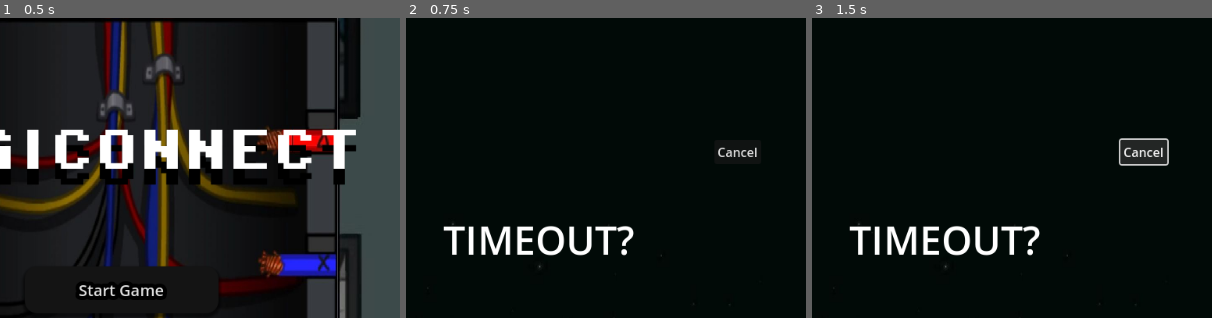
Above: before the commit, frames 1-3 (left to right).
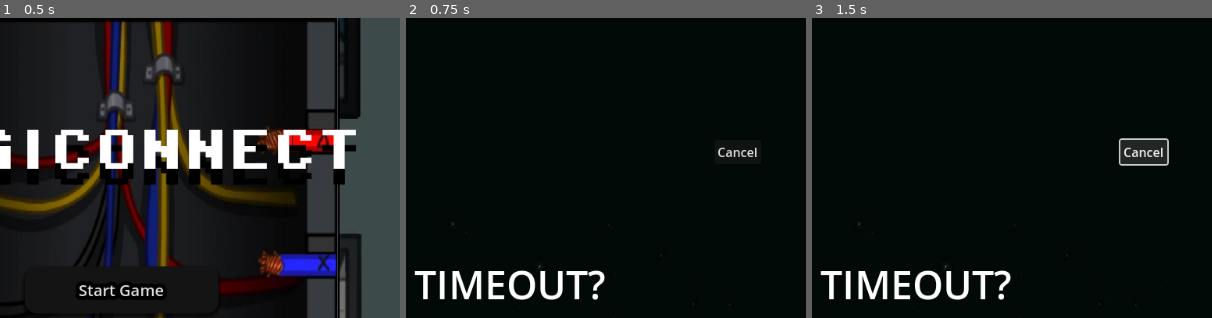
Above: after the commit, the same moments.

Repository: kurtseles090805/SD-PROJECT-GODOT
Game: Godot game, scene res://scenes/Home_Screen.tscn
Two runs of this game, one before a commit and one after it. Both use one fixed random seed, a clock stepped at 60 frames per second and the inputs below.
Inputs:
- Up to frame 1 (0.5 s): no input
- Up to frame 2 (0.75 s): click "Settings" at 0.5 s
- Up to frame 3 (1.5 s): click "Cancel" at 1.25 s
The pictures show only the part of the screen within x 34-84%, y 0-50%; the shares and areas given below are measured in that part.

Frame 1 is identical in both runs. In frame 2, 4.1% of the frame differs, in the area x 2-57%, y 69-94%; in frame 3, 4.1%.

Commit message:
UPDATED NA
NAT ETO

Diff:
--- a/assets/nodeConnect/Connector.gd
+++ b/assets/nodeConnect/Connector.gd
@@ -1,4 +1,4 @@
-tool
+
 extends Node2D
 
 class_name Connector
--- a/assets/nodeConnect/Node2D.tscn
+++ b/assets/nodeConnect/Node2D.tscn
@@ -1,18 +1,22 @@
-[gd_scene load_steps=3 format=2]
+[gd_scene load_steps=3 format=3 uid="uid://g1mx8c4nf0dx"]
 
-[ext_resource path="res://ExampleSprite.png" type="Texture" id=1]
-[ext_resource path="res://Connector.gd" type="Script" id=2]
+[ext_resource type="Texture2D" uid="uid://dyik4r8uo34sc" path="res://ExampleSprite.png" id="1"]
+[ext_resource type="Script" path="res://Connector.gd" id="2"]
 
 [node name="Node2D" type="Node2D"]
 
 [node name="Connector" type="Node2D" parent="."]
-script = ExtResource( 2 )
+script = ExtResource("2")
 connector_type = 1
 
-[node name="ExampleSprite" type="Sprite" parent="Connector"]
-position = Vector2( 94, 220 )
-texture = ExtResource( 1 )
+[node name="ExampleSprite" type="Sprite2D" parent="Connector"]
+position = Vector2(94, 220)
+texture = ExtResource("1")
 
-[node name="ExampleSprite2" type="Sprite" parent="Connector"]
-position = Vector2( 251, 64 )
-texture = ExtResource( 1 )
+[node name="ExampleSprite2" type="Sprite2D" parent="Connector"]
+position = Vector2(341, 114)
+texture = ExtResource("1")
+
+[node name="ExampleSprite" type="Sprite2D" parent="."]
+position = Vector2(693, 222)
+texture = ExtResource("1")
--- a/assets/nodeConnect/project.godot
+++ b/assets/nodeConnect/project.godot
@@ -6,22 +6,13 @@
 ;   [section] ; section goes between []
 ;   param=value ; assign values to parameters
 
-config_version=4
-
-_global_script_classes=[ {
-"base": "Node2D",
-"class": "Connector",
-"language": "GDScript",
-"path": "res://Connector.gd"
-} ]
-_global_script_class_icons={
-"Connector": ""
-}
+config_version=5
 
 [application]
 
 config/name="Node Connector"
 run/main_scene="res://Node2D.tscn"
+config/features=PackedStringArray("4.3")
 config/icon="res://Icon.png"
 
 [rendering]
--- a/project.godot
+++ b/project.godot
@@ -21,10 +21,6 @@
 window/size/window_width_override=1024
 window/size/window_height_override=768
 
-[dotnet]
-
-project/assembly_name="LOGICONNECT"
-
 [editor_plugins]
 
 enabled=PackedStringArray("res://addons/pause_resume_buttons/plugin.cfg", "res://addons/pause_visible_control/plugin.cfg")
--- a/scenes/AboutUsScene.tscn
+++ b/scenes/AboutUsScene.tscn
@@ -7,3 +7,8 @@
 anchor_bottom = 1.0
 grow_horizontal = 2
 grow_vertical = 2
+
+[node name="Panel" type="Panel" parent="."]
+layout_mode = 0
+offset_right = 1153.0
+offset_bottom = 650.0
--- a/scenes/SettingWindow.tscn
+++ b/scenes/SettingWindow.tscn
@@ -31,10 +31,10 @@
 anchor_top = 0.5
 anchor_right = 0.52
 anchor_bottom = 0.5
-offset_left = -131.04
-offset_top = -135.0
-offset_right = 123.96
-offset_bottom = -59.0
+offset_left = -168.04
+offset_top = -78.0
+offset_right = 86.96
+offset_bottom = -2.0
 grow_horizontal = 2
 grow_vertical = 2
 theme_override_font_sizes/font_size = 50
--- a/scenes/UPDATED SCENE GAME.tscn
+++ b/scenes/UPDATED SCENE GAME.tscn
@@ -20,8 +20,8 @@
 layout_mode = 3
 anchors_preset = 0
 offset_left = 1.0
-offset_right = 41.0
-offset_bottom = 40.0
+offset_right = 1148.0
+offset_bottom = 654.0
 script = ExtResource("1_8yfa2")
 
 [node name="PANEL SCREEN" type="Panel" parent="."]
@@ -32,14 +32,15 @@
 [node name="TOP BOX" type="Panel" parent="."]
 layout_mode = 0
 offset_right = 1148.0
-offset_bottom = 115.0
+offset_bottom = 65.0
 
 [node name="LABEL BOX" type="Label" parent="TOP BOX"]
 layout_mode = 0
-offset_left = 466.0
-offset_top = 40.0
-offset_right = 538.0
-offset_bottom = 63.0
+offset_left = 384.0
+offset_top = 7.0
+offset_right = 517.0
+offset_bottom = 49.0
+theme_override_font_sizes/font_size = 30
 text = "asdasdas"
 
 [node name="TimerBox" type="Label" parent="TOP BOX"]
@@ -50,20 +51,29 @@
 offset_bottom = 79.0
 theme_override_colors/font_color = Color(1, 0, 0, 1)
 theme_override_colors/font_shadow_color = Color(0, 0, 1, 1)
-text = "TIMER"
+theme_override_font_sizes/font_size = 25
 script = SubResource("GDScript_yok0s")
 
+[node name="Label" type="Label" parent="TOP BOX/TimerBox"]
+layout_mode = 0
+offset_left = -75.0
+offset_top = -42.0
+offset_right = 9.0
+offset_bottom = 11.0
+theme_override_font_sizes/font_size = 25
+text = "TIMER"
+
 [node name="Timer" type="Timer" parent="TOP BOX/TimerBox"]
-wait_time = 60.0
+wait_time = 15.0
 one_shot = true
 
 [node name="BOTTOM SCREEN" type="Panel" parent="."]
 layout_mode = 0
-offset_left = -9.0
-offset_top = 577.0
-offset_right = 31.0
-offset_bottom = 602.0
-scale = Vector2(29.0325, 2.72028)
+offset_left = 3.0
+offset_top = 585.0
+offset_right = 42.0
+offset_bottom = 609.0
+scale = Vector2(29.4744, 2.73776)
 
 [node name="HBoxContainer" type="HBoxContainer" parent="BOTTOM SCREEN"]
 layout_mode = 1
--- /dev/null
+++ b/scenes/node_2d.gd
@@ -0,0 +1,82 @@
+extends Node2D
+
+class_name Connector
+
+enum ConnectorType {STRAIGHT, CURVED, ELBOW}
+
+var node_from: Sprite = null
+var node_to: Sprite = null
+var curve: Curve2D = Curve2D.new()
+
+export (ConnectorType) var connector_type = ConnectorType.STRAIGHT setget update_connector_type
+export (float, -50, 50) var displacement = 0 setget update_displacement
+
+func update_displacement(new_value):
+	displacement = new_value
+	draw_connector()
+
+func update_connector_type(new_value):
+	connector_type = new_value
+	draw_connector()
+
+func _ready():
+	update_connected_nodes()
+
+func _get_configuration_warning():
+	if get_child_count() != 2:
+		return "Needs two Sprite subnodes to create a connection"
+	else:
+		return ""
+
+func add_child(node, legible_unique_name=false):
+	.add_child(node, legible_unique_name)
+	update_connected_nodes()
+
+func remove_child(node):
+	.remove_child(node)
+	update_connected_nodes()
+
+func update_connected_nodes():
+	if get_child_count() == 2:
+		node_from = get_child(0)
+		node_to = get_child(1)
+		# Connect to position changes (if using a custom signal or manual updates)
+		# Example: node_from.connect("position_changed", self, "draw_connector")
+		# Example: node_to.connect("position_changed", self, "draw_connector")
+	else:
+		node_from = null
+		node_to = null
+	draw_connector()
+
+func draw_connector():
+	curve.clear_points()
+	if is_instance_valid(node_from) && is_instance_valid(node_to):
+		var from_pos = node_from.position
+		var to_pos = node_to.position
+		var direction = (to_pos - from_pos).normalized()
+		var distance = from_pos.distance_to(to_pos)
+
+		match connector_type:
+			ConnectorType.STRAIGHT:
+				curve.add_point(from_pos)
+				curve.add_point(to_pos)
+			ConnectorType.CURVED:
+				var control_offset = direction.tangent() * distance * displacement / 100
+				curve.add_point(from_pos, Vector2.ZERO, control_offset)
+				curve.add_point(to_pos, -control_offset, Vector2.ZERO)
+			ConnectorType.ELBOW:
+				curve.add_point(from_pos)
+				if abs(direction.x) > abs(direction.y):
+					# Horizontal then vertical
+					curve.add_point(Vector2(to_pos.x, from_pos.y))
+				else:
+					# Vertical then horizontal
+					curve.add_point(Vector2(from_pos.x, to_pos.y))
+				curve.add_point(to_pos)
+	update()  # Redraw the connector
+
+func _draw():
+	if curve.get_point_count() >= 2:
+		var points = curve.get_baked_points()
+		for i in range(points.size() - 1):
+			draw_line(points[i], points[i + 1], Color("ff0000"), 5)
Binary file added: 481837504_1753184228741954_364922985704029193_n.gif
Binary file added: addons/pause_resume_buttons/481837504_1753184228741954_364922985704029193_n.gif
Not shown, changed: assets/nodeConnect/ExampleSprite.png.import
Not shown, changed: assets/nodeConnect/icon.png.import
Binary file added: scenes/481837504_1753184228741954_364922985704029193_n.gif
